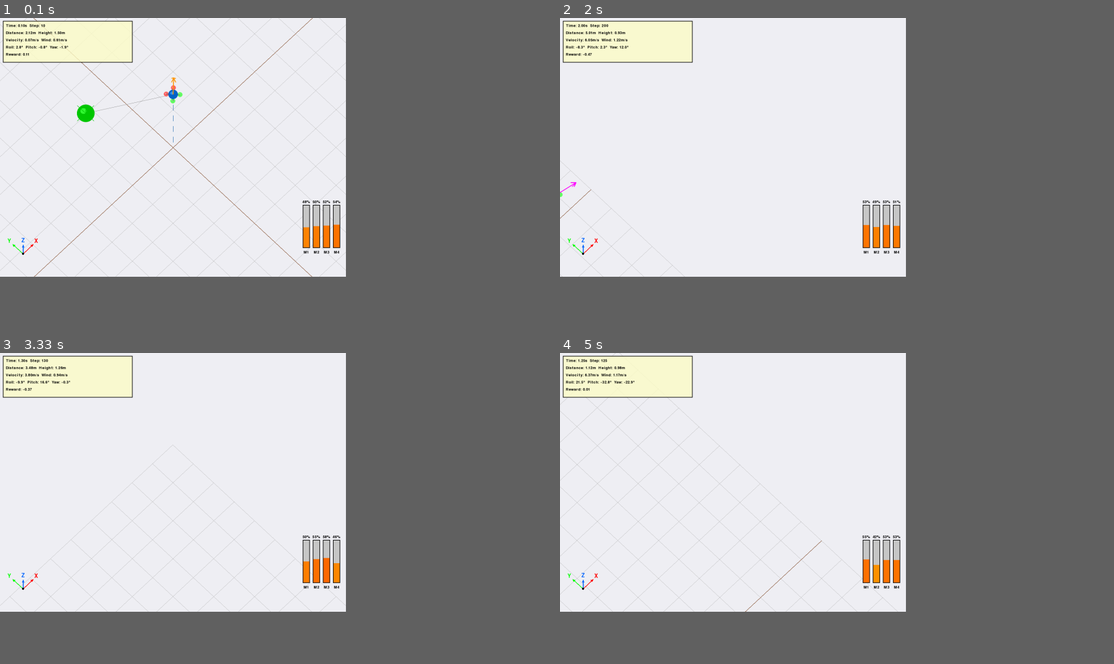
Above: before the commit, frames 1-4 (two rows, left to right).
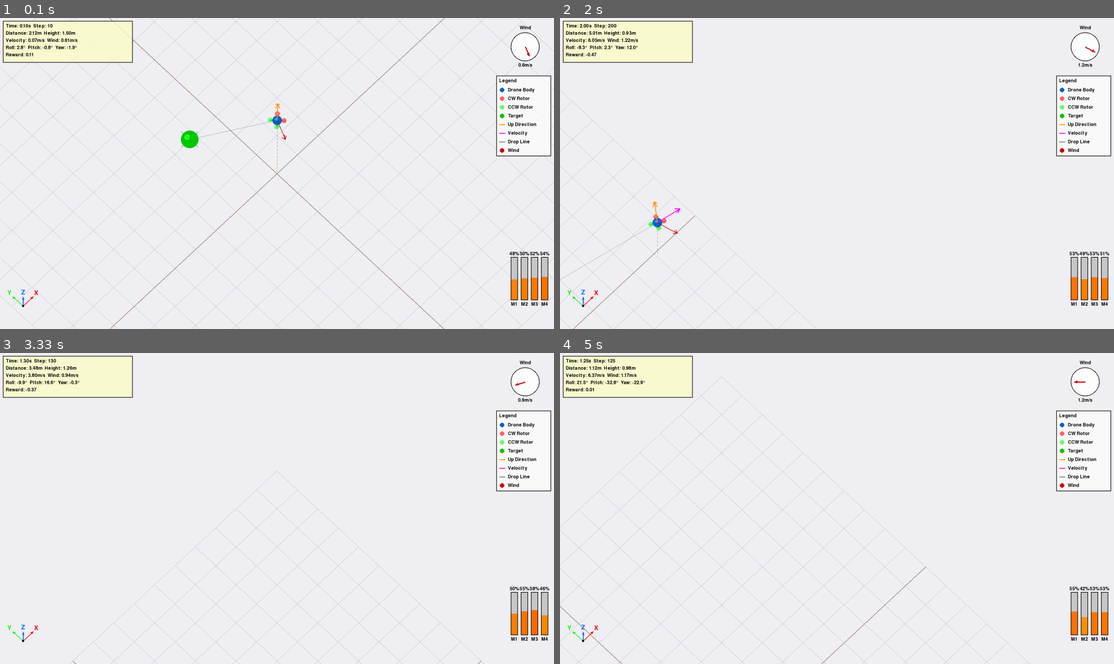
Above: after the commit, the same moments.

Repository: HansDampf37/DroneControl
Game: pygame game, started from examples/demo_pygame_renderer.py
Two runs of this game, one before a commit and one after it. Both use one fixed random seed, a clock stepped at 60 frames per second and the inputs below.
Inputs (mouse positions are in pixels of both pictures, inside the frame that each line leads up to):
- Up to frame 1 (0.1 s): no input
- Up to frame 2 (2 s): hold D 0.33-0.8 s; move the mouse to (814, 189) at 0.37 s; hold W 0.83-1.13 s; move the mouse to (1014, 164) at 0.87 s; tap Space at 0.9, 1.23, 1.53, 1.73 s; hold D 1.17-1.63 s; move the mouse to (704, 176) at 1.2 s; hold A from 1.67 s (still down); move the mouse to (665, 126) at 1.7 s
- Up to frame 3 (3.33 s): tap Space at 2.03, 2.3, 2.63, 2.93, 3.07 s; release A at 2.2 s; hold S 2.23-2.53 s; move the mouse to (360, 399) at 2.27 s; hold A 2.57-2.97 s; move the mouse to (343, 536) at 2.6 s; hold W from 3 s (still down); move the mouse to (288, 402) at 3.03 s
- Up to frame 4 (5 s): release W at 3.37 s; hold D 3.4-4.03 s; move the mouse to (637, 499) at 3.43 s; tap Space at 3.47, 3.77, 4.13, 4.53, 4.83 s; hold S 4.07-4.43 s; move the mouse to (842, 542) at 4.1 s; hold A 4.47-4.93 s; move the mouse to (820, 455) at 4.5 s; hold D from 4.97 s (still down)
In our replay, the window is 562x421 before the commit and 900x506 after it. These sizes can differ from the game's own. Grey fills any space a smaller window leaves; there, only what the larger window draws over its background counts as a difference.

The runs differ from the first frame. In frame 1, 5.4% of the frame differs, in the area x 0-100%, y 0-100%; in frame 2, 3.5%; in frame 3, 3.4%; in frame 4, 3.8%.

Commit message:
Enhance Pygame renderer with wind indicator and legend; adjust screen resolution and drop line rendering

Diff:
--- a/src/drone_env/renderer_pygame.py
+++ b/src/drone_env/renderer_pygame.py
@@ -33,8 +33,8 @@
         self.space_side_length = space_side_length
 
         # Screen settings
-        self.screen_width = 1200
-        self.screen_height = 900
+        self.screen_width = 1920
+        self.screen_height = 1080
         self.screen = None
         self.clock = None
 
@@ -63,10 +63,13 @@
         self.VELOCITY_ARROW_COLOR = (255, 0, 255)  # Magenta
         self.GROUND_COLOR = (139, 90, 60)
         self.TEXT_COLOR = (0, 0, 0)
+        self.WIND_COLOR = (200, 0, 0)  # Red
+        self.DROP_LINE_COLOR = (128, 128, 128)  # Gray
 
         # Font
         self.font = None
         self.font_small = None
+        self.font_large = None
 
         # Current motor thrusts for visualization
         self.current_motor_thrusts = np.zeros(4, dtype=np.float32)
@@ -86,8 +89,9 @@
             self.screen = pygame.Surface((self.screen_width, self.screen_height))
 
         self.clock = pygame.time.Clock()
-        self.font = pygame.font.Font(None, 28)
-        self.font_small = pygame.font.Font(None, 20)
+        self.font_large = pygame.font.Font(None, 36)
+        self.font = pygame.font.Font(None, 32)
+        self.font_small = pygame.font.Font(None, 24)
 
     def _project_3d_to_2d(self, point_3d: np.ndarray) -> Tuple[int, int]:
         """
@@ -284,16 +288,17 @@
             self._draw_line_3d(tip, base3, color, width)
             self._draw_line_3d(tip, base4, color, width)
 
-    def _draw_drop_line(self, position: np.ndarray, color: Tuple[int, int, int],
-                        width: int = 1, dashed: bool = True):
+    def _draw_drop_line(self, position: np.ndarray, color: Tuple[int, int, int] = (128, 128, 128),
+                        width: int = 1, dashed: bool = True, dash_length: float = 0.1):
         """
         Draw a vertical line from a position down to the XY-plane (z=0).
 
         Args:
             position: 3D position [x, y, z]
-            color: Line color
+            color: Line color (default: gray)
             width: Line width
             dashed: If True, draw a dashed line
+            dash_length: Length of each dash segment in meters (default: 0.1m)
         """
         # Start point (object position)
         start = position.copy()
@@ -302,13 +307,30 @@
         end[2] = 0.0  # Set z to 0 (ground plane)
 
         if dashed:
-            # Draw dashed line
-            num_segments = 10
-            for i in range(num_segments):
-                if i % 2 == 0:  # Draw every other segment
-                    segment_start = start + (end - start) * (i / num_segments)
-                    segment_end = start + (end - start) * ((i + 1) / num_segments)
-                    self._draw_line_3d(segment_start, segment_end, color, width)
+            # Calculate total line length
+            total_length = float(np.linalg.norm(end - start))
+
+            if total_length < 1e-6:
+                return  # Don't draw if line is too short
+
+            # Calculate number of segments based on fixed dash length
+            num_dashes = max(1, int(total_length / dash_length))
+            segment_length = total_length / (2 * num_dashes)  # Account for gaps
+
+            # Draw dashed line with consistent segment lengths
+            direction = (end - start) / total_length
+            current_pos = 0.0
+
+            while current_pos < total_length:
+                # Draw a dash
+                segment_start = start + direction * current_pos
+                segment_end_pos = min(current_pos + segment_length, total_length)
+                segment_end = start + direction * segment_end_pos
+
+                self._draw_line_3d(segment_start, segment_end, color, width)
+
+                # Skip a gap (same length as dash)
+                current_pos += 2 * segment_length
         else:
             # Draw solid line
             self._draw_line_3d(start, end, color, width)
@@ -343,16 +365,24 @@
             self.GROUND_COLOR, 2
         )
 
-    def _draw_drone(self, position: np.ndarray, rotation_matrix: np.ndarray, rotor_positions: np.ndarray):
+    def _draw_drone(self, position: np.ndarray, rotation_matrix: np.ndarray, rotor_positions: np.ndarray, wind_vector: np.ndarray = None):
         """Draw the drone with body and rotors."""
         rotor_scale = 1.2
 
-        # Rotor colors (0,2 are CW, 1,3 are CCW)
+        # Rotor colors - diagonal motors have the same rotation direction
+        # Motor layout (looking from above):
+        #   0(CW)     1(CCW)
+        #        \ | /
+        #         \|/
+        #        --+--
+        #         /|\
+        #        / | \
+        #   2(CCW)    3(CW)
         rotor_colors = [
-            self.ROTOR_CW_COLOR,  # Motor 0 - CW
-            self.ROTOR_CCW_COLOR,  # Motor 1 - CCW
-            self.ROTOR_CW_COLOR,  # Motor 2 - CW
-            self.ROTOR_CCW_COLOR   # Motor 3 - CCW
+            self.ROTOR_CW_COLOR,   # Motor 0 - CW (front-right)
+            self.ROTOR_CCW_COLOR,  # Motor 1 - CCW (front-left)
+            self.ROTOR_CCW_COLOR,  # Motor 2 - CCW (rear-left)
+            self.ROTOR_CW_COLOR    # Motor 3 - CW (rear-right)
         ]
 
         # Draw rotors first (so they appear behind the body if needed)
@@ -370,6 +400,11 @@
 
         # Draw main body
         self._draw_sphere(position, 0.08, self.DRONE_BODY_COLOR)
+
+        # Draw wind direction arrow on the drone
+        if wind_vector is not None and np.linalg.norm(wind_vector) > 0.1:
+            wind_normalized = wind_vector / np.linalg.norm(wind_vector)
+            self._draw_arrow_3d(position, wind_normalized, self.WIND_COLOR, scale=0.4, width=2)
 
     def _draw_target(self, target_position: np.ndarray):
         """Draw the target position."""
@@ -578,6 +613,126 @@
         # Draw origin point
         pygame.draw.circle(self.screen, (0, 0, 0), (origin_x, origin_y), 4, 0)
 
+    def _draw_wind_indicator(self, wind_vector: np.ndarray):
+        """Draw wind direction indicator in the top-right corner."""
+        # Position in top-right corner
+        origin_x = self.screen_width - 100
+        origin_y = 100
+        arrow_scale = 40  # Base scale for arrow
+
+        # Draw background circle
+        pygame.draw.circle(self.screen, (255, 255, 255), (origin_x, origin_y), 50)
+        pygame.draw.circle(self.screen, (0, 0, 0), (origin_x, origin_y), 50, 2)
+
+        # Calculate wind magnitude and direction
+        wind_mag = np.linalg.norm(wind_vector)
+
+        if wind_mag > 0.1:
+            # Normalize wind vector
+            wind_normalized = wind_vector / wind_mag
+
+            # Apply camera rotation to wind vector
+            angle_h_rad = np.deg2rad(self.camera_angle_h)
+            angle_v_rad = np.deg2rad(self.camera_angle_v)
+
+            # Rotate around Z axis
+            x_rot = wind_normalized[0] * np.cos(angle_h_rad) - wind_normalized[1] * np.sin(angle_h_rad)
+            y_rot = wind_normalized[0] * np.sin(angle_h_rad) + wind_normalized[1] * np.cos(angle_h_rad)
+            z_rot = wind_normalized[2]
+
+            # Rotate around X axis
+            y_final = y_rot * np.cos(angle_v_rad) - z_rot * np.sin(angle_v_rad)
+            z_final = y_rot * np.sin(angle_v_rad) + z_rot * np.cos(angle_v_rad)
+
+            # Project to 2D (simple orthographic for the indicator)
+            arrow_end_x = int(origin_x + x_rot * arrow_scale)
+            arrow_end_y = int(origin_y - z_final * arrow_scale - y_final * arrow_scale * 0.5)
+
+            # Draw arrow
+            pygame.draw.line(self.screen, self.WIND_COLOR, (origin_x, origin_y),
+                            (arrow_end_x, arrow_end_y), 4)
+
+            # Draw arrowhead
+            direction = np.array([arrow_end_x - origin_x, arrow_end_y - origin_y], dtype=float)
+            length = np.linalg.norm(direction)
+            if length > 0:
+                direction = direction / length
+                perp = np.array([-direction[1], direction[0]])
+
+                arrow_size = 10
+                arrow_base = np.array([arrow_end_x, arrow_end_y]) - direction * arrow_size
+                arrow_left = arrow_base + perp * arrow_size * 0.5
+                arrow_right = arrow_base - perp * arrow_size * 0.5
+
+                pygame.draw.polygon(self.screen, self.WIND_COLOR, [
+                    (arrow_end_x, arrow_end_y),
+                    (int(arrow_left[0]), int(arrow_left[1])),
+                    (int(arrow_right[0]), int(arrow_right[1]))
+                ])
+
+        # Draw wind speed label
+        wind_text = self.font_small.render(f"{wind_mag:.1f}m/s", True, self.TEXT_COLOR)
+        wind_rect = wind_text.get_rect(center=(origin_x, origin_y + 65))
+        self.screen.blit(wind_text, wind_rect)
+
+        # Draw "Wind" label
+        label_text = self.font_small.render("Wind", True, self.TEXT_COLOR)
+        label_rect = label_text.get_rect(center=(origin_x, origin_y - 65))
+        self.screen.blit(label_text, label_rect)
+
+    def _draw_legend(self):
+        """Draw a legend explaining the visual elements."""
+        legend_x = self.screen_width - 200
+        legend_y = 200  # Upper right corner, below wind indicator
+        legend_width = 190
+        line_height = 30
+
+        legend_items = [
+            ("Drone Body", self.DRONE_BODY_COLOR),
+            ("CW Rotor", self.ROTOR_CW_COLOR),
+            ("CCW Rotor", self.ROTOR_CCW_COLOR),
+            ("Target", self.TARGET_COLOR),
+            ("Up Direction", self.UP_ARROW_COLOR),
+            ("Velocity", self.VELOCITY_ARROW_COLOR),
+            ("Drop Line", self.DROP_LINE_COLOR),
+            ("Wind", self.WIND_COLOR),
+        ]
+
+        legend_height = len(legend_items) * line_height + 40
+
+        # Draw background
+        panel_surface = pygame.Surface((legend_width, legend_height))
+        panel_surface.set_alpha(200)
+        panel_surface.fill((255, 255, 255))
+        self.screen.blit(panel_surface, (legend_x, legend_y))
+
+        # Draw border
+        pygame.draw.rect(self.screen, (0, 0, 0),
+                        (legend_x, legend_y, legend_width, legend_height), 2)
+
+        # Draw title
+        title = self.font_small.render("Legend", True, self.TEXT_COLOR)
+        self.screen.blit(title, (legend_x + 10, legend_y + 10))
+
+        # Draw legend items
+        for i, (label, color) in enumerate(legend_items):
+            y_pos = legend_y + 40 + i * line_height
+
+            # Draw color indicator
+            if label in ["Up Direction", "Velocity", "Drop Line"]:
+                # Draw line for arrows/lines
+                pygame.draw.line(self.screen, color,
+                               (legend_x + 10, y_pos + 10),
+                               (legend_x + 30, y_pos + 10), 3)
+            else:
+                # Draw circle for objects
+                pygame.draw.circle(self.screen, color,
+                                 (legend_x + 20, y_pos + 10), 8)
+
+            # Draw label text
+            text = self.font_small.render(label, True, self.TEXT_COLOR)
+            self.screen.blit(text, (legend_x + 40, y_pos + 2))
+
     def render(self, env, **kwargs):
         """
         Render the current scene.
@@ -631,9 +786,9 @@
         # Draw grid
         self._draw_grid()
 
-        # Draw drop lines to ground plane
-        self._draw_drop_line(position, (100, 150, 200), width=2, dashed=True)  # Drone drop line (blue-ish)
-        self._draw_drop_line(target_position, (100, 200, 100), width=2, dashed=True)  # Target drop line (green-ish)
+        # Draw drop lines to ground plane (gray, dashed, consistent segment lengths)
+        self._draw_drop_line(position, width=1, dashed=True)  # Drone drop line
+        self._draw_drop_line(target_position, width=1, dashed=True)  # Target drop line
 
         # Draw connection line from drone to target
         self._draw_line_3d(position, target_position, (150, 150, 150), 1)
@@ -642,7 +797,7 @@
         self._draw_target(target_position)
 
         # Draw drone
-        self._draw_drone(position, rotation_matrix, rotor_positions)
+        self._draw_drone(position, rotation_matrix, rotor_positions, wind_vector)
 
         # Draw orientation arrow (up direction)
         normal_body = np.array([0, 0, 1])
@@ -654,19 +809,13 @@
             vel_normalized = velocity / np.linalg.norm(velocity)
             self._draw_arrow_3d(position, vel_normalized, self.VELOCITY_ARROW_COLOR, scale=0.5, width=3)
 
-        # Draw wind indicator
-        if np.linalg.norm(wind_vector) > 0.1:
-            wind_pos = np.array([-self.space_side_length * 0.8, self.space_side_length * 0.8, self.space_side_length * 0.8])
-            wind_normalized = wind_vector / np.linalg.norm(wind_vector)
-            self._draw_arrow_3d(wind_pos, wind_normalized, (200, 0, 0), scale=0.5, width=3)
-
         # Draw UI elements
         self._draw_info_panel(position, velocity, orientation, target_position, wind_vector,
                              step_count, episode_time, **kwargs)
         self._draw_motor_bars()
-
-        # Draw coordinate system indicator
         self._draw_coordinate_system()
+        self._draw_wind_indicator(wind_vector)
+        self._draw_legend()
 
         # Update display
         if self.render_mode == "human":
